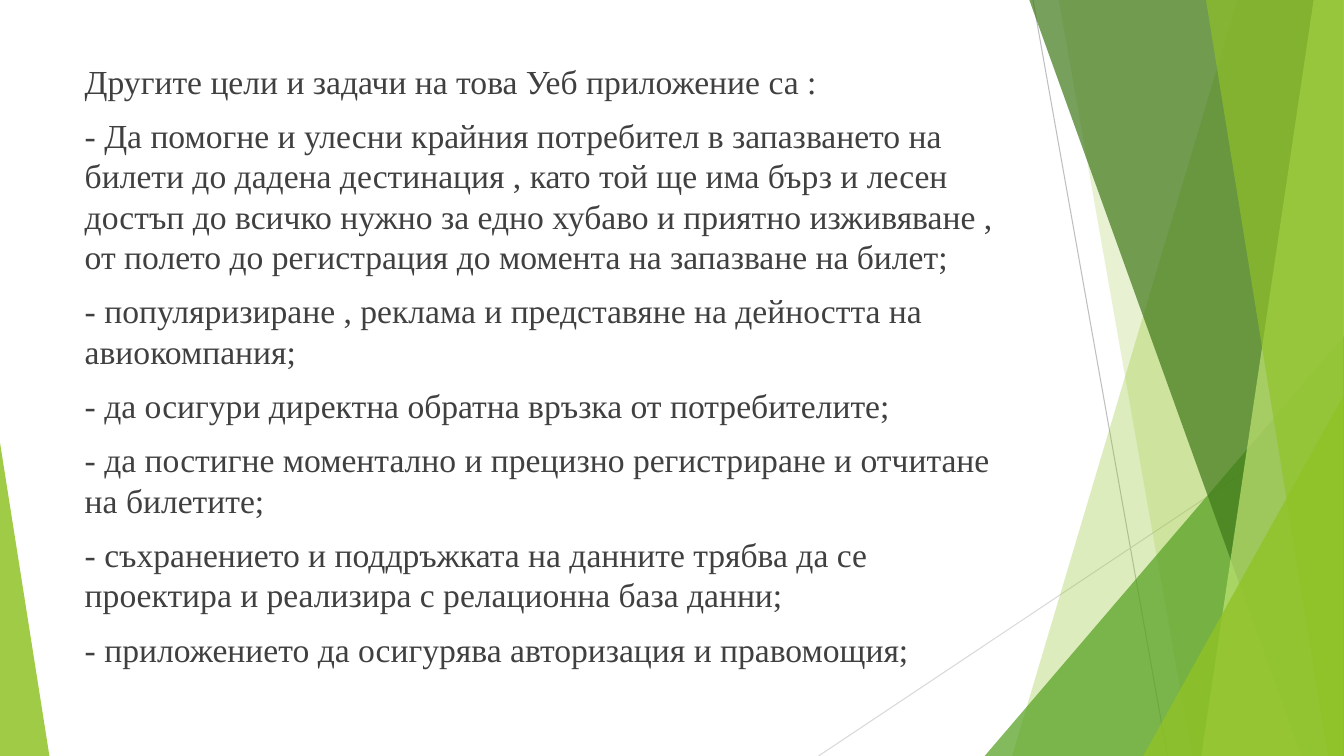
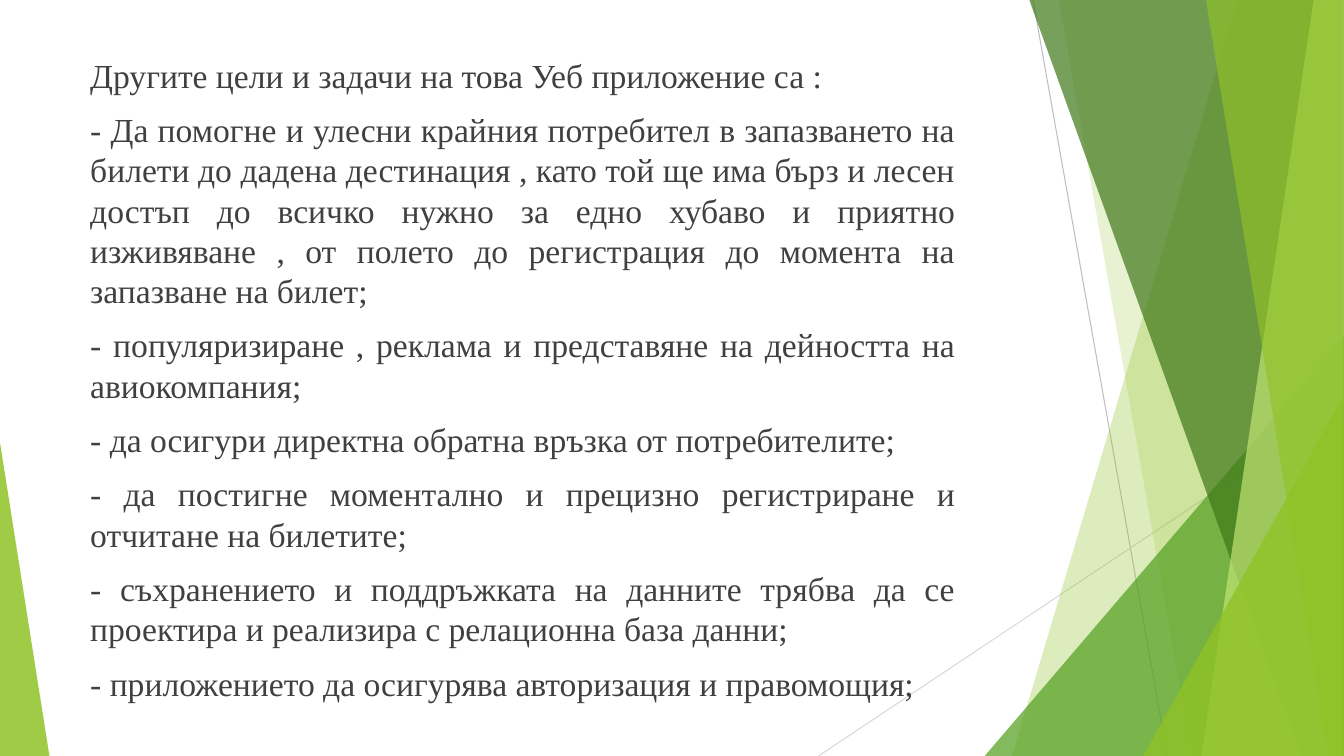
Before and after one commit to naskokolevmaka/Diploment-Proekt, a slide deck: slide 5 of Дипломна работа - Атанас Георгиев Колев - Презентация.pptx. Drawn at 1344x756 pixels with LibreOffice and Linux fonts; fonts in the diff are those of the drawing. Boxes give left, top, right and bottom in pixels: in the first picture for what was removed or moved away, otherwise in the second. Text is boxed around its words. In the diff, an @@ line names an element or a change of style, - is before the commit and + after.

```diff
--- a/Дипломна работа - Атанас Георгиев Колев - Презентация.pptx
+++ b/Дипломна работа - Атанас Георгиев Колев - Презентация.pptx
@@ text "Другите цели и задачи на ..." at (90,64,955,702): alignment left to justified @@
```
Also in this commit, not shown: 8 other slides changed, 2 slides added.
